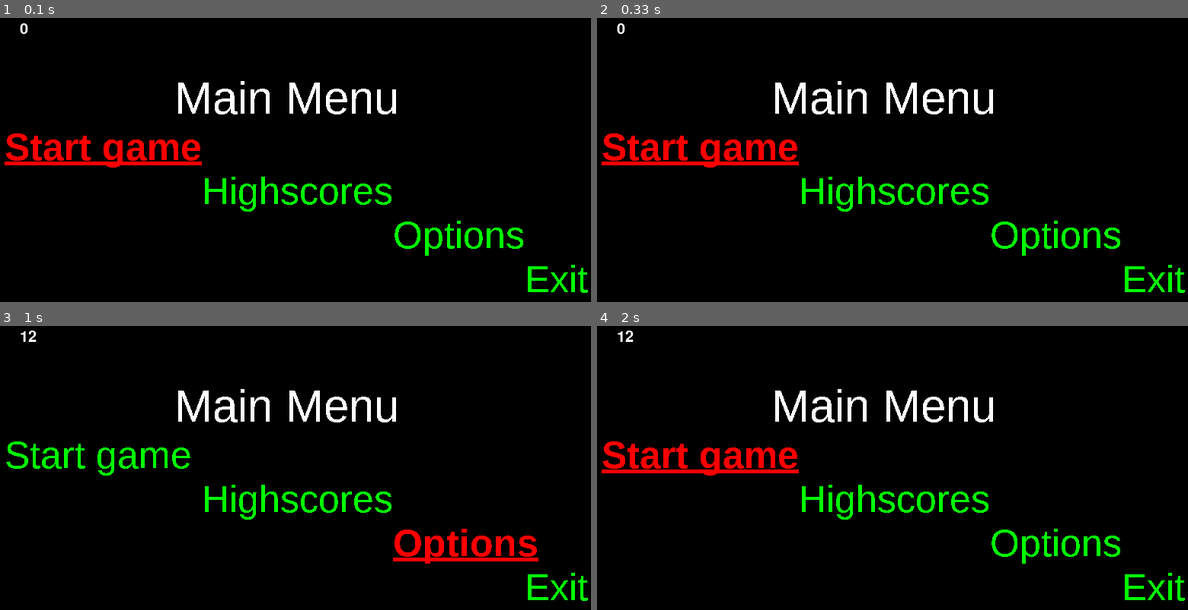
Above: before the commit, frames 1-4 (two rows, left to right).
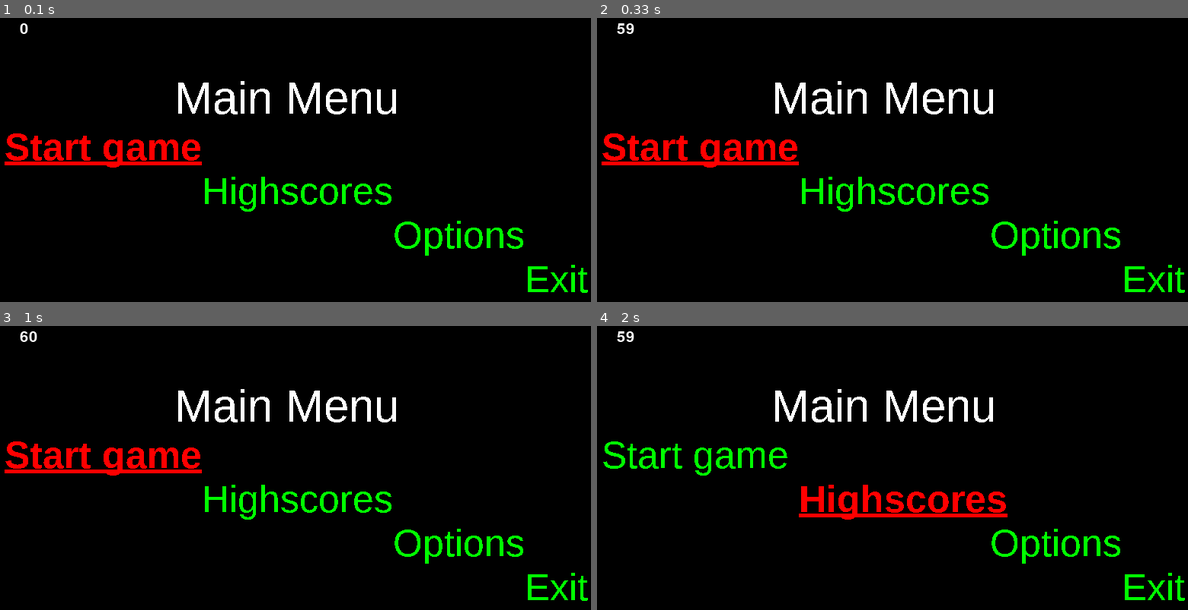
Above: after the commit, the same moments.

Repository: Gibson223/mod-5
Game: pygame game, started from py/main.py
Two runs of this game, one before a commit and one after it. Both use one fixed random seed, a clock stepped at 60 frames per second and the inputs below.
Inputs:
- Up to frame 1 (0.1 s): no input
- Up to frame 2 (0.33 s): no input
- Up to frame 3 (1 s): hold Right 0.33-0.8 s; hold Right from 0.83 s (still down)
- Up to frame 4 (2 s): release Right at 1.3 s; hold Left 1.33-1.87 s; hold Left from 1.9 s (still down)

Frame 1 is identical in both runs. In frame 2, less than 0.1% of the frame differs, in the area x 3-7%, y 1-6%; in frame 3, 3.7%; in frame 4, 4.4%, in the area x 0-70%, y 1-69%.

Commit message:
menu now only five moves per second.

Diff:
--- a/py/constants.py
+++ b/py/constants.py
@@ -42,6 +42,7 @@
 # Frames per second
 FPS = 60
 VIEWFPS = True
+MAINMENUMOVES = 5  # indicates amount of times you can move left or write in main menu
 
 # Ball size and pos
 BALLRADIUS = 7
--- a/py/main.py
+++ b/py/main.py
@@ -24,7 +24,6 @@
     pygame.display.init()
     pygame.font.init()
     pygame.mixer.init()
-
     # Set up screen
     global Screen
     Screen = pygame.display.set_mode((constants.WINDOW_WIDTH,
@@ -437,7 +436,6 @@
     # menuItems = [mainmenu, optionsmenu, highscoremenu, startgamemenu]
     menuItems = None
     menucolor = None
-
     ## revamp ##
     entries = None
 
@@ -476,6 +474,7 @@
 
         AudioObj.playMusic('menu')
 
+        self.lastpressed = pygame.time.get_ticks()
         self.nextGameState = self
 
     class highField():
@@ -499,19 +498,28 @@
             self.width = self.text.get_width()
             self.height = self.text.get_height()
 
+    def checkinbounds(self):
+        now = pygame.time.get_ticks()
+        if (now - self.lastpressed) >= (1000/constants.MAINMENUMOVES):
+            self.lastpressed = now
+            return True
+        else:
+            return False
+
     def handleKeys(self, keysPressed):
         if keyBindings.checkPress('exit', keysPressed):
             pygame.event.post(pygame.event.Event(pygame.QUIT))
             return
-
         if keyBindings.checkPress('left', keysPressed):
-            self.move('left')
+            if self.checkinbounds():
+                self.move('left')
             # self.menuItems[self.selectedItem] = self.highField(self.texts[self.selectedItem], self, chosenfont=self.subFont)
             # self.selectedItem = (self.selectedItem - 1) % len(self.menuItems)
             # self.menuItems[self.selectedItem] = self.highField(self.texts[self.selectedItem], self, chosenfont=self.highlight)
 
         if keyBindings.checkPress('right', keysPressed):
-            self.move('right')
+            if self.checkinbounds():
+                self.move('right')
             # self.menuItems[self.selectedItem] = self.highField(self.texts[self.selectedItem], self, chosenfont=self.subFont)
             # self.selectedItem = (self.selectedItem + 1) % len(self.menuItems)
             # self.menuItems[self.selectedItem] = self.highField(self.texts[self.selectedItem], self, chosenfont=self.highlight)
@@ -547,7 +555,7 @@
         Screen.blit(self.menuItems[2].text, (self.optionsmenu_Width, self.optionsmenu_Height))
         Screen.blit(self.menuItems[3].text, (self.exitmenu_Width, self.exitmenu_Height))
 
-        pygame.time.delay(80)
+        # pygame.time.delay(80)
 
 
 class HighScores:
